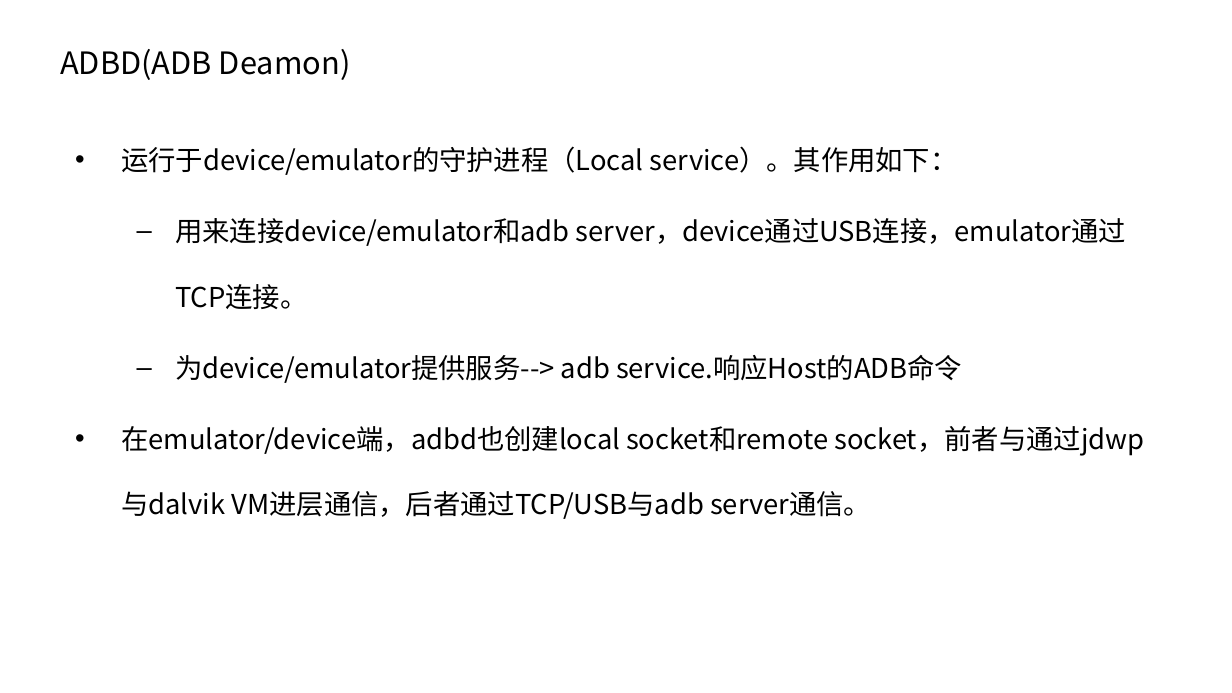
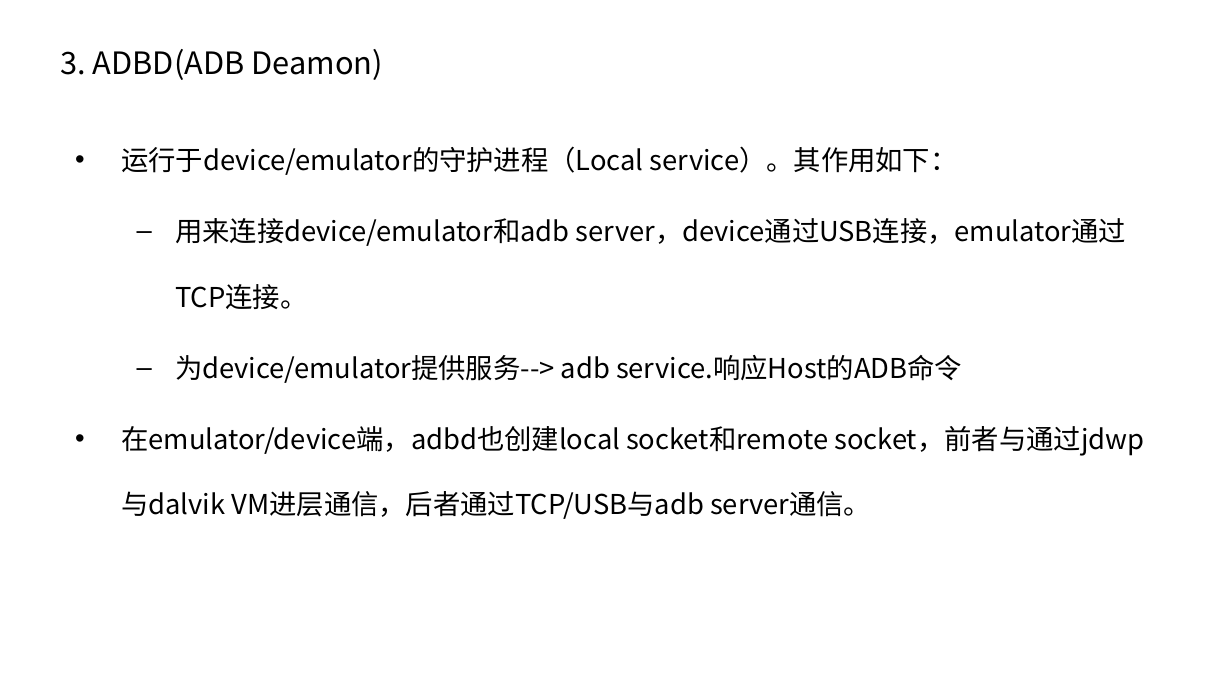
Before and after one commit to phybio/adb, a slide deck: slide 9 of adb.pptx (slide 8 before the commit). Drawn at 1232x693 pixels with LibreOffice and Linux fonts; fonts in the diff are those of the drawing; background and template pictures are left out. Boxes give left, top, right and bottom in pixels: in the first picture for what was removed or moved away, otherwise in the second. Text is boxed around its words. In the diff, an @@ line names an element or a change of style, - is before the commit and + after.

```diff
--- a/adb.pptx
+++ b/adb.pptx
@@ title at bbox=[60, 49, 383, 80]: text changed @@
-ADBD(ADB Deamon)
+3. ADBD(ADB Deamon)
```
Also in this commit, not shown: 17 other slides changed, 2 slides added.
